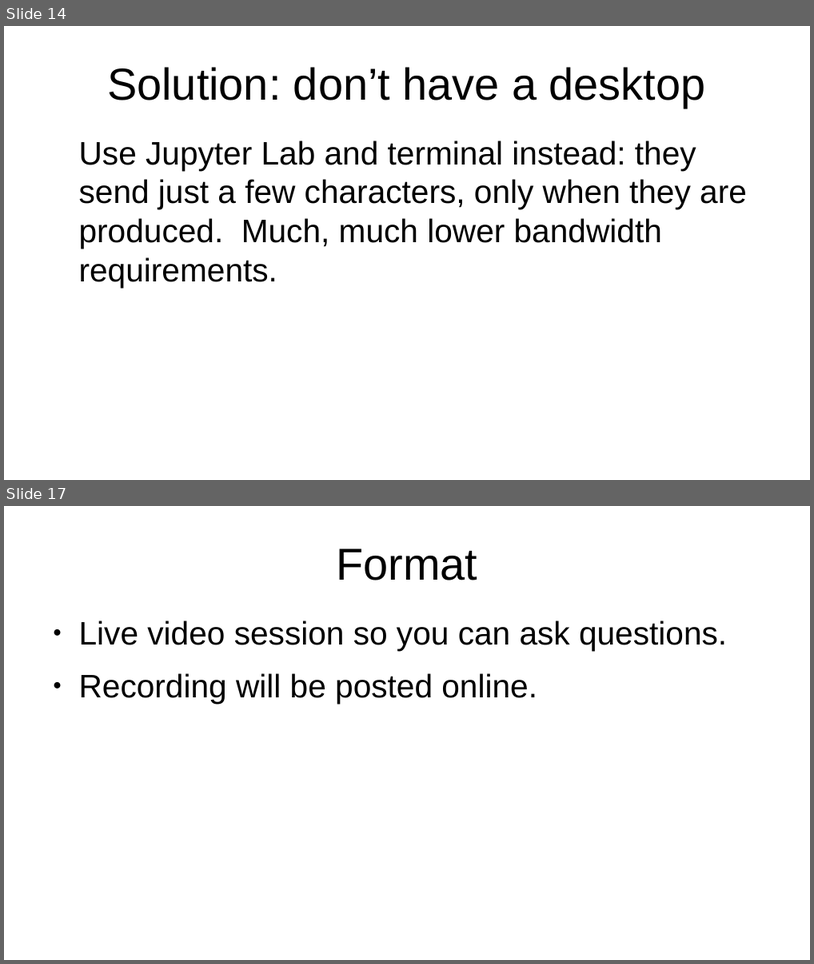
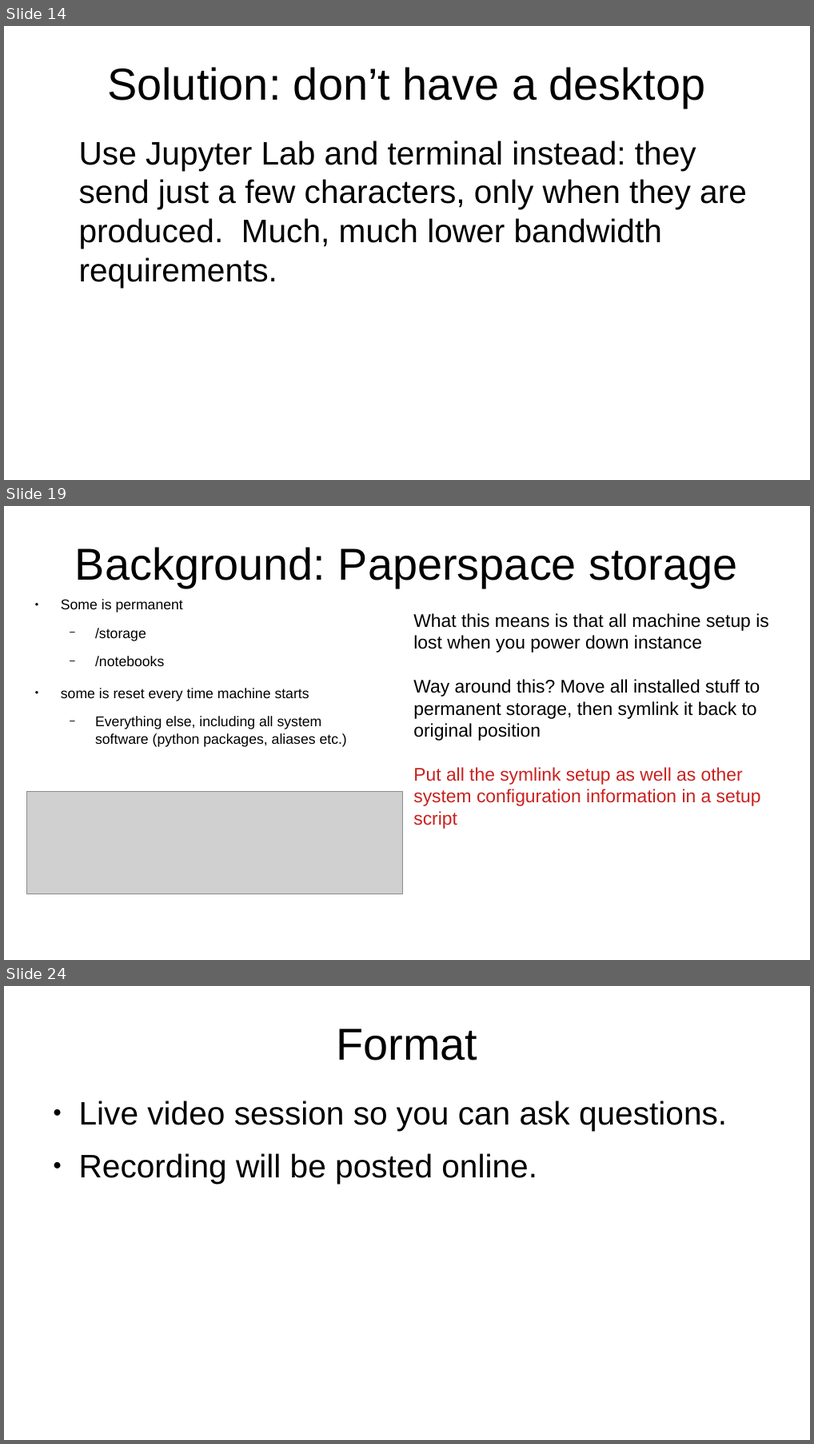
Before and after one commit to kperkins411/PCSE_595, a slide deck: content/Setting_up_cloud_machine.odp. Shown one above the other, each under a label of ours: slides 14 and 17 before the commit, slides 14, 19 and 24 after it; the slides between them are not shown. The pictures are 814x964 and 814x1444 pixels, drawn with LibreOffice and Linux fonts; fonts in the diff are those of the drawing; grey boxes stand for pictures. Boxes give left, top, right and bottom in pixels: in the first picture for what was removed or moved away, otherwise in the second. Text is boxed around its words. In the diff, an @@ line names an element or a change of style, - is before the commit and + after.

```diff
--- a/content/Setting_up_cloud_machine.odp
+++ b/content/Setting_up_cloud_machine.odp
@@ slide 19 added at [4,506,810,960], background #FFFFFF @@
@@ title added at [75,547,738,588], 44 pt, text #000000 @@
+Background: Paperspace storage
@@ text added at [61,599,347,747], 13.9 pt, text #000000 @@
+● Some is permanent
+  − /storage
+  − /notebooks
+● some is reset every time machine starts
+  − Everything else, including all system software (python packages, aliases etc.)
@@ text added at [414,613,770,828], 18 pt, text #000000 @@
+What this means is that all machine setup is lost when you power down instance
+Way around this? Move all installed stuff to permanent storage, then symlink it back to original position
+Put all the symlink setup as well as other system configuration information in a setup script
@@ picture added at [26,792,403,894] @@
@@ what was slide 17 is now slide 24 @@
```
Also in this commit, not shown: 4 slides changed, 6 other slides added, 2 other files.
